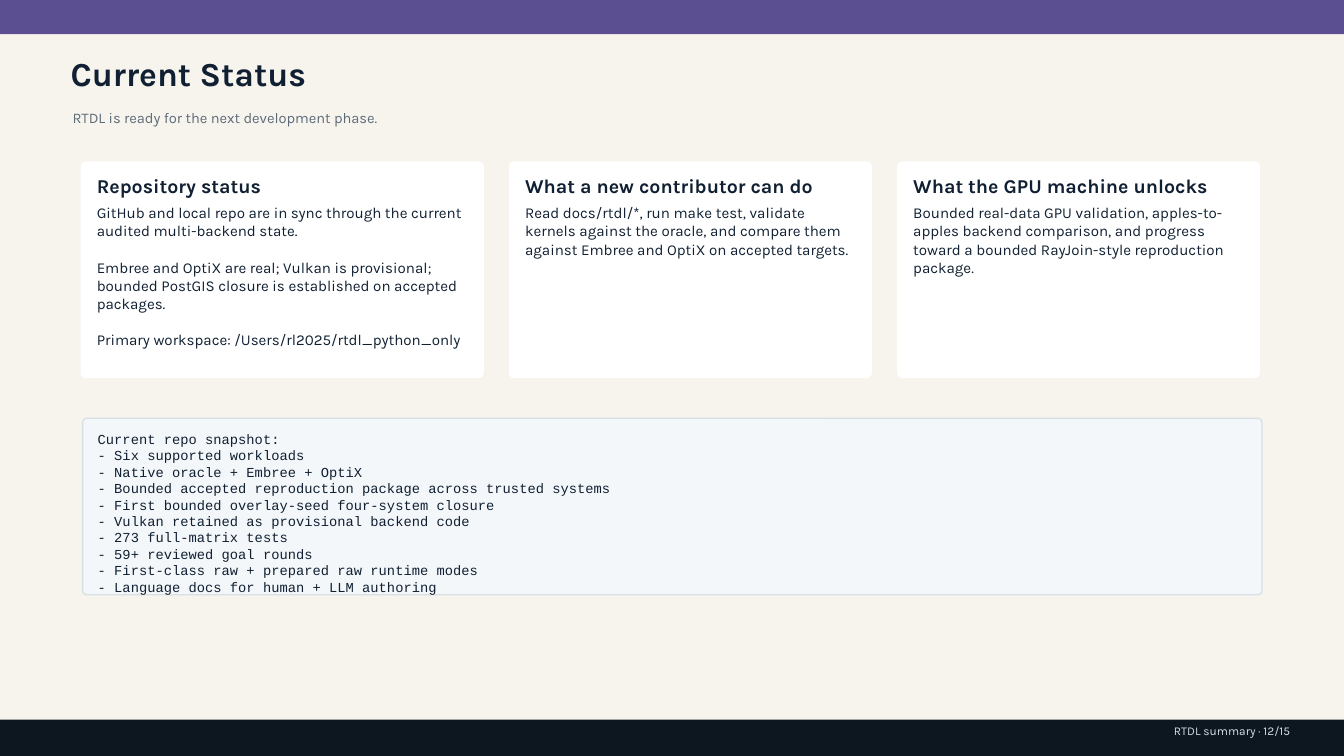
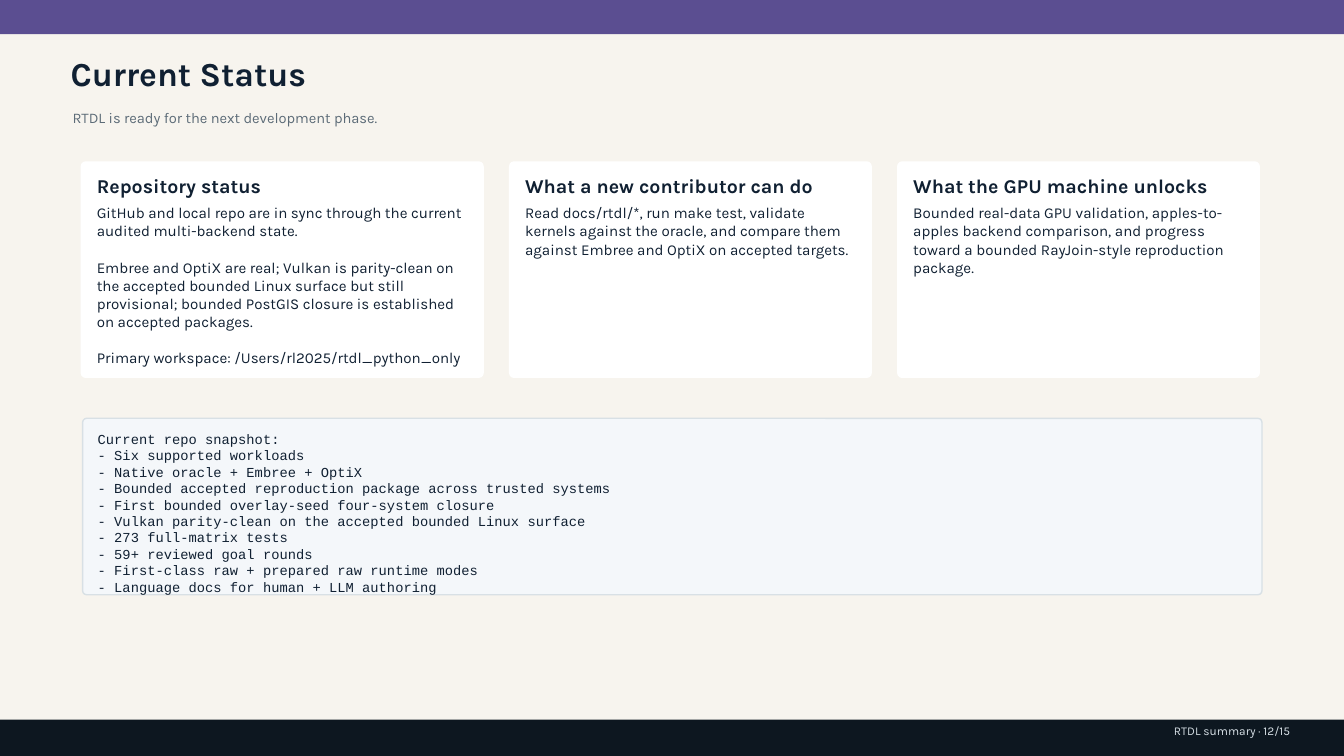
Before and after one commit to rubaolee/rtdl, a slide deck: slide 12 of rtdl_status_summary.pptx. Drawn at 1344x756 pixels with LibreOffice and Linux fonts; fonts in the diff are those of the drawing. Boxes give left, top, right and bottom in pixels: in the first picture for what was removed or moved away, otherwise in the second. Text is boxed around its words. In the diff, an @@ line names an element or a change of style, - is before the commit and + after.

Commit message:
Repair live docs and record blocked Vulkan scaling round

```diff
--- a/rtdl_status_summary.pptx
+++ b/rtdl_status_summary.pptx
@@ text at [97,262,454,331]: text changed @@
-Embree and OptiX are real; Vulkan is provisional; bounded PostGIS closure is established on accepted packages.
+Embree and OptiX are real; Vulkan is parity-clean on the accepted bounded Linux surface but still provisional; bounded PostGIS closure is established on accepted packages.
@@ text at [114,516,586,529]: text changed @@
-- Vulkan retained as provisional backend code
+- Vulkan parity-clean on the accepted bounded Linux surface
```
Also in this commit, not shown: 4 other slides changed, 18 other files.
